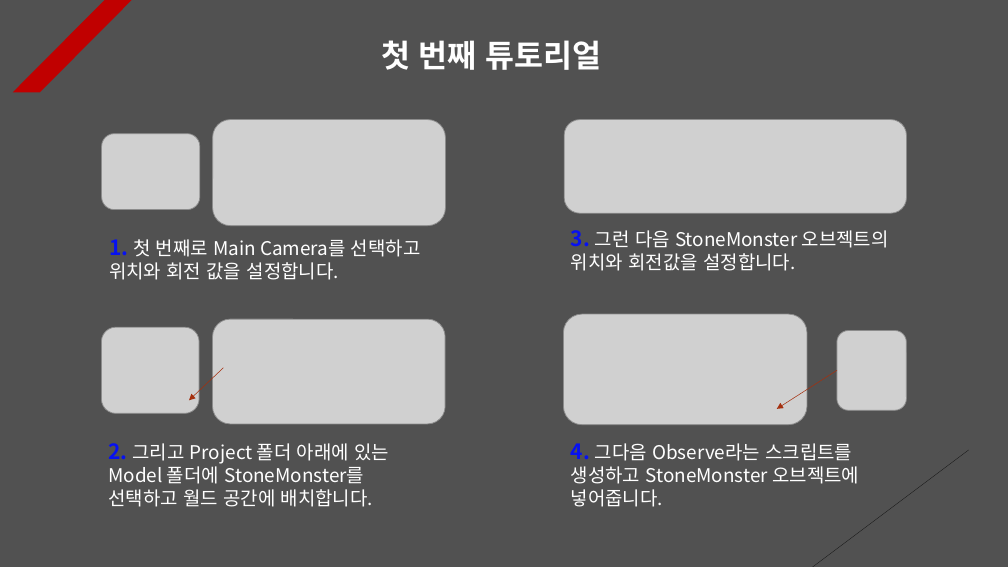
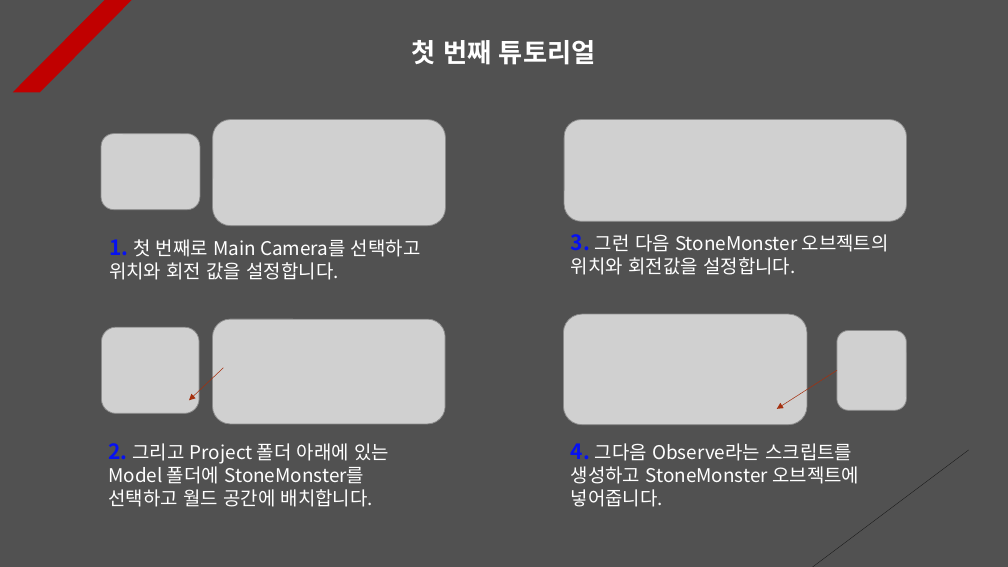
Before and after one commit to Unity2033/3D-UnityEngine, a slide deck: slide 1 of Assets/Class/Rotation/PPT Data/Rotation Example.pptx. Drawn at 1008x567 pixels with LibreOffice and Linux fonts; fonts in the diff are those of the drawing; grey boxes stand for pictures. Boxes give left, top, right and bottom in pixels: in the first picture for what was removed or moved away, otherwise in the second. Text is boxed around its words. In the diff, an @@ line names an element or a change of style, - is before the commit and + after.

```diff
--- a/Assets/Class/Rotation/PPT Data/Rotation Example.pptx
+++ b/Assets/Class/Rotation/PPT Data/Rotation Example.pptx
@@ text "첫 번째 튜토리얼" at (x1=412, y1=40, x2=595, y2=65): size 30 to 25 pt; alignment left to centre @@
@@ picture resized from (x1=564, y1=119, x2=907, y2=213) to (x1=564, y1=119, x2=907, y2=222) @@
@@ text "3. 그런 다음 StoneMonster 오브젝트의 ..." moved from (x1=571, y1=230, x2=889, y2=271) to (x1=571, y1=234, x2=889, y2=275) @@
```
Also in this commit, not shown: 9 other slides changed, 2 slides added, 33 other files.
